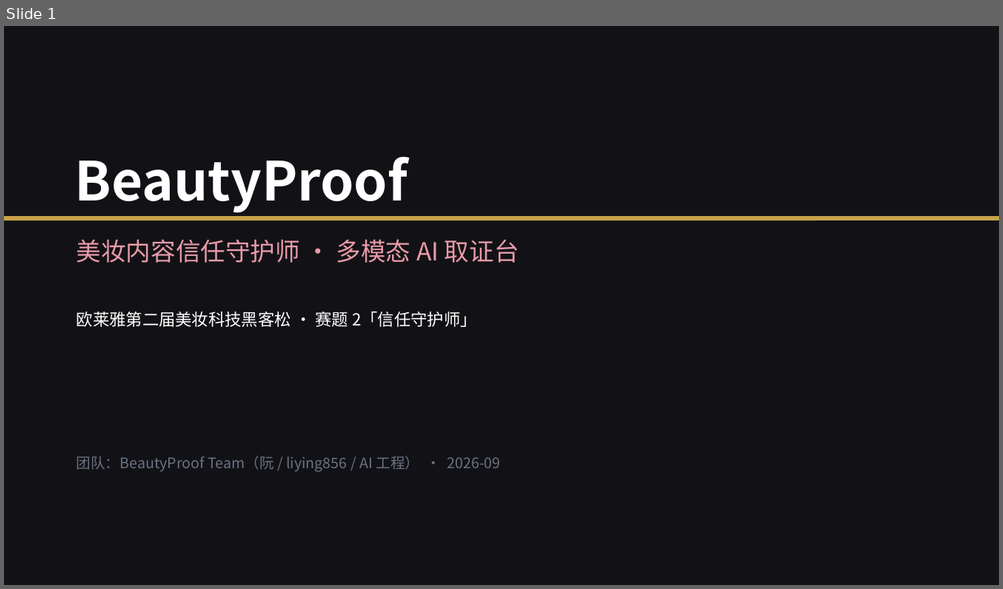
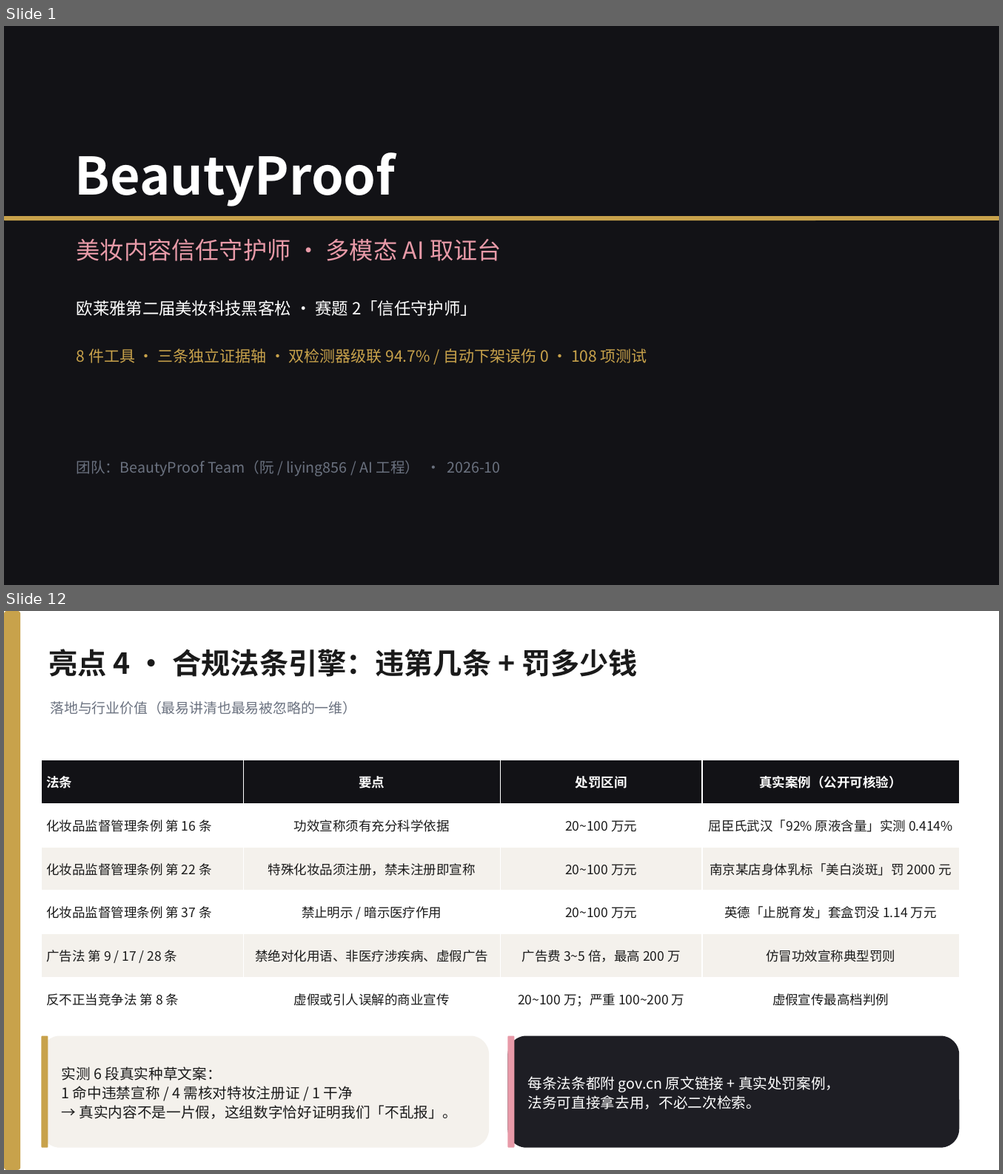
Before and after one commit to 566614/loreal-hackathon-beautyproof, a slide deck: docs/BeautyProof_答辩PPT.pptx. Shown one above the other, each under a label of ours: slide 1 before the commit, slides 1 and 12 after it; the slides between them are not shown. The pictures are 1003x589 and 1003x1174 pixels, drawn with LibreOffice and Linux fonts; fonts in the diff are those of the drawing. Boxes give left, top, right and bottom in pixels: in the first picture for what was removed or moved away, otherwise in the second. Text is boxed around its words. In the diff, an @@ line names an element or a change of style, - is before the commit and + after.

Commit message:
冲一档收尾：20页PPT重做 + 10屏录屏页 + 5商业数字查证 + 测试包格式齐整
演示材料（初赛三交付物之两）：
- demo/video_walkthrough.html 重做为 10 屏，主线从「八工具平铺」改为
  「三轴互补 → 双检测器级联 → 工具消融实证」，屏内动画完成即自动步进
- docs/演示视频脚本_v2.md：2分20秒旁白稿，附 5+5 评审埋点对照与录制贴士
- tools/make_defense_pptx.py 重写：15 页 → 20 页，补频域/级联/消融/评论/溯源/
  法条引擎/v5v7负面结果归档/诚实边界；5+5 自评改真实值 ≈41/50（原 43-47 虚高）
- tools/make_submit_dataset.py：纯视觉样本也必带 文案.txt（显式声明无配文，
  不伪造配文），测试包 7/7 格式齐整（原先 4 个样本缺文案文件）

商业数字自行查证（原 5 个数字空白，等阮给）：
- results/commercial_numbers.json + docs/商业数字调研_2026-10-02.md
- N1 全渠道交易额 11042.45 亿/年（确证·官方）；N2 营销盘子 ≈5521 亿/年
  （费率 50% 为五家上市公司 2025 年报实测）；N3 违规损失 0.4-6 亿/年（估算）
- N4 单案 20万-100万、严重 100万-200万（广告法55条原文 + 杭州讯犹 17.55 万实测）
- N5 TAM 6-9 亿 / SAM 5-15 亿 / SOM 0.3-1.5 亿（双路径交叉 + 敏感性）
- 每项带 source_url、置信度分级（确证-官方/确证-第三方/估算）与 QA 话术

验证：pytest 114 passed（新增 tests/test_submit_dataset.py 6 项，钉死提交包格式回归）
PPT 20 页重建、0 处溢出；测试包 7/7 格式校验通过。

```diff
--- a/docs/BeautyProof_答辩PPT.pptx
+++ b/docs/BeautyProof_答辩PPT.pptx
@@ slide 12 added at box(4, 611, 999, 1170), background #FFFFFF @@
@@ rounded rectangle added at box(4, 611, 20, 1170), fill #C8A24B @@
@@ text added at box(48, 649, 637, 677), 28 pt, text #1A1A1A, bold @@
+亮点 4 · 合规法条引擎：违第几条 + 罚多少钱
@@ text added at box(50, 701, 356, 715), 13.5 pt, text #6B7280 @@
+落地与行业价值（最易讲清也最易被忽略的一维）
@@ table added at box(41, 760, 959, 1022), 6 rows, 4 columns @@
+法条 | 要点 | 处罚区间 | 真实案例（公开可核验）
+化妆品监督管理条例 第 16 条 | 功效宣称须有充分科学依据 | 20~100 万元 | 屈臣氏武汉「92% 原液含量」实测 0.414%
+化妆品监督管理条例 第 22 条 | 特殊化妆品须注册，禁未注册即宣称 | 20~100 万元 | 南京某店身体乳标「美白淡斑」罚 2000 元
+化妆品监督管理条例 第 37 条 | 禁止明示 / 暗示医疗作用 | 20~100 万元 | 英德「止脱育发」套盒罚没 1.14 万元
+广告法 第 9 / 17 / 28 条 | 禁绝对化用语、非医疗涉疾病、虚假广告 | 广告费 3~5 倍，最高 200 万 | 仿冒功效宣称典型罚则
+反不正当竞争法 第 8 条 | 虚假或引人误解的商业宣传 | 20~100 万；严重 100~200 万 | 虚假宣传最高档判例
@@ rounded rectangle added at box(41, 1037, 489, 1148), fill #F4F1EC @@
@@ rounded rectangle added at box(41, 1037, 48, 1148), fill #C8A24B @@
@@ rounded rectangle added at box(508, 1037, 959, 1148), fill #1E1E24 @@
@@ rounded rectangle added at box(508, 1037, 515, 1148), fill #E89AA8 @@
@@ text added at box(62, 1067, 458, 1119), 14 pt, text #1A1A1A @@
+实测 6 段真实种草文案：
+1 命中违禁宣称 / 4 需核对特妆注册证 / 1 干净
+→ 真实内容不是一片假，这组数字恰好证明我们「不乱报」。
@@ text added at box(528, 1076, 840, 1110), 14 pt, text #FFFFFF @@
+每条法条都附 gov.cn 原文链接 + 真实处罚案例，
+法务可直接拿去用，不必二次检索。
@@ slide 1 changed as well @@
@@ text "BeautyProof" at box(75, 153, 395, 207): size 52 to 50 pt @@
@@ text "美妆内容信任守护师 · 多模态 AI 取证台" at box(77, 239, 501, 261): size 24 to 23 pt @@
@@ text "欧莱雅第二届美妆科技黑客松 · 赛题 2「信任守护师」": place and size @@
-text "欧莱雅第二届美妆科技黑客松 · 赛题 2「信任守护师」" at box(77, 312, 477, 327)
+text "欧莱雅第二届美妆科技黑客松 · 赛题 2「信任守护师」" at box(77, 301, 477, 316)
@@ text added at box(77, 349, 647, 363), 15 pt, text #C8A24B @@
+8 件工具 · 三条独立证据轴 · 双检测器级联 94.7% / 自动下架误伤 0 · 108 项测试
@@ text at box(77, 460, 501, 477): text changed @@
-团队：BeautyProof Team（阮 / liying856 / AI 工程） · 2026-09
+团队：BeautyProof Team（阮 / liying856 / AI 工程） · 2026-10
```
Also in this commit, not shown: 6 other slides changed, 12 other slides added, 8 slides removed, 9 other files.
